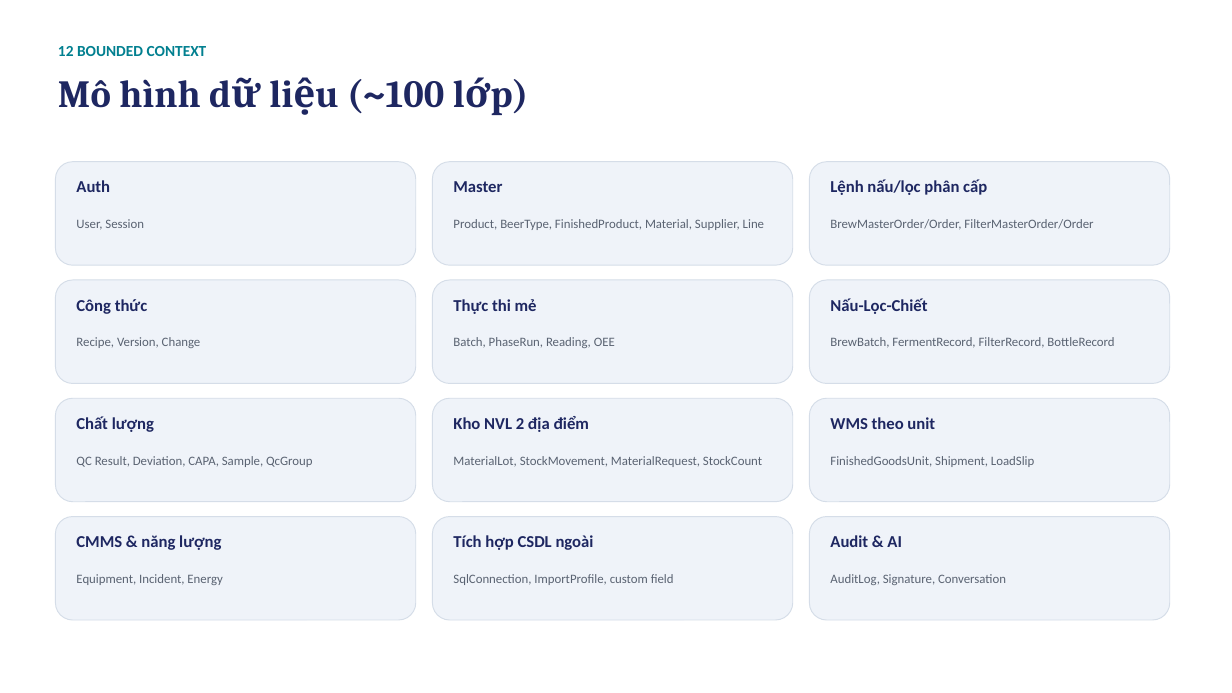
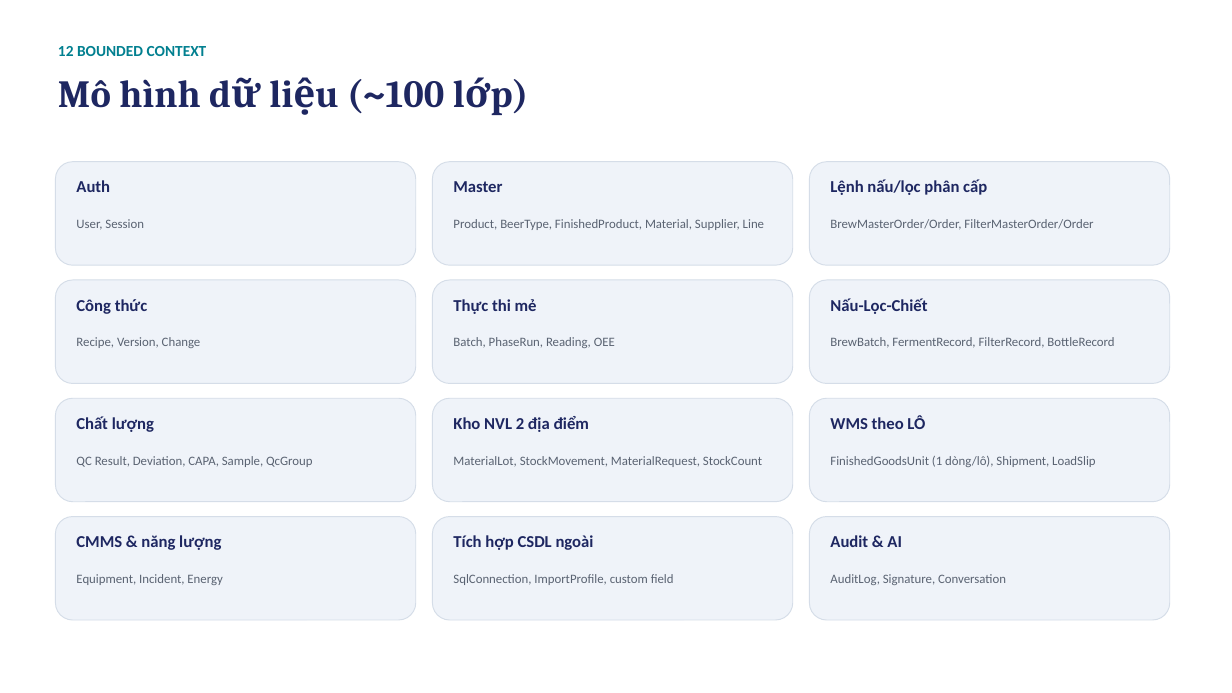
Before and after one commit to GiangdtHLB/HLBMES, a slide deck: slide 6 of docs/MES-KienTruc.pptx. Drawn at 1232x693 pixels with LibreOffice and Linux fonts; fonts in the diff are those of the drawing. Boxes give left, top, right and bottom in pixels: in the first picture for what was removed or moved away, otherwise in the second. Text is boxed around its words. In the diff, an @@ line names an element or a change of style, - is before the commit and + after.

```diff
--- a/docs/MES-KienTruc.pptx
+++ b/docs/MES-KienTruc.pptx
@@ text at [830, 416, 925, 429]: text changed @@
-WMS theo unit
+WMS theo LÔ
@@ text at [830, 456, 1095, 467]: text changed @@
-FinishedGoodsUnit, Shipment, LoadSlip
+FinishedGoodsUnit (1 dòng/lô), Shipment, LoadSlip
```
Also in this commit, not shown: 1 other slide changed, 34 other files.
